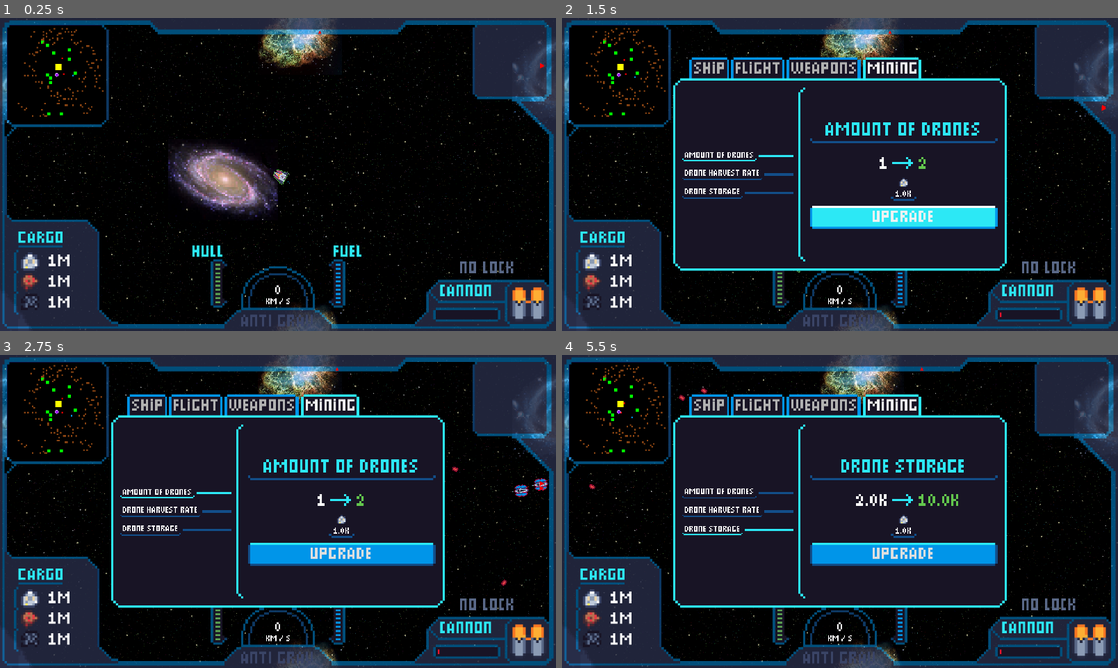
Above: before the commit, frames 1-4 (two rows, left to right).
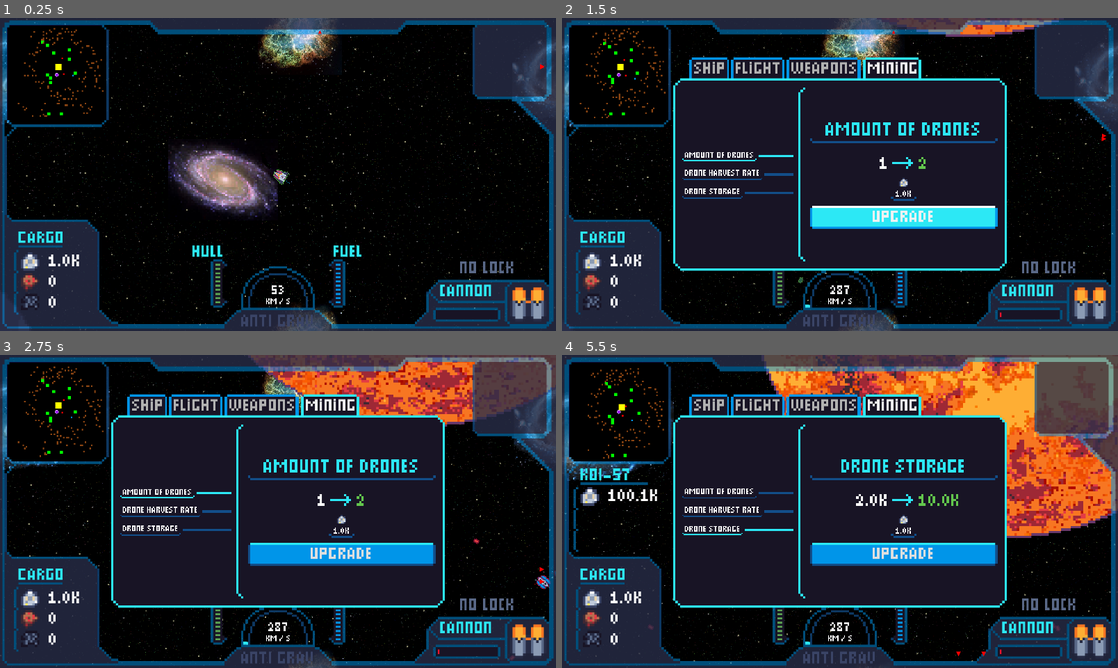
Above: after the commit, the same moments.

Repository: AdithaD/hyper-space-man-dx
Game: Godot game, scene res://main_new_gui.tscn
Same seed, same stepped clock (60 frames per second), same inputs: the game is played once before the commit and once after it. Sound files missing from this copy of the repository are replaced by a short silence.
Inputs (mouse positions are in pixels of both pictures, inside the frame that each line leads up to):
- Up to frame 1 (0.25 s): no input
- Up to frame 2 (1.5 s): tap Enter at 0.5 s; move the mouse to (812, 237) at 0.52 s; hold Q (toggle_upgrade_screen) 0.53-1.25 s; hold F (interact) 0.53-1.25 s; click (812, 237) at 0.67 s; drag from (1006, 221) to (817, 230) at 1.27 s
- Up to frame 3 (2.75 s): move the mouse to (111, 464) at 2.02 s; hold A (burst_left) from 2.03 s (still down); hold V (anti_gravity) from 2.03 s (still down); tap F (interact) at 2.3 s
- Up to frame 4 (5.5 s): release A (burst_left) at 2.75 s; release V (anti_gravity) at 2.75 s; drag from (867, 511) to (1101, 486) at 2.77 s; move the mouse to (756, 433) at 3.52 s; hold A (burst_left) 3.53-4.25 s; hold F (interact) 3.53-4.25 s; drag from (962, 495) to (756, 433) at 4.27 s; move the mouse to (728, 527) at 5.02 s; press the mouse at (728, 527) at 5.03 s; hold Q (toggle_upgrade_screen) from 5.03 s (still down); tap F (interact) at 5.3 s

The runs differ from the first frame. In frame 1, 1.0% of the frame differs, in the area x 0-100%, y 1-99%; in frame 2, 4.4%; in frame 3, 12%; in frame 4, 21%, in the area x 0-100%, y 0-100%.

Commit message:
minor fixes

Diff:
--- a/main_new_gui.tscn
+++ b/main_new_gui.tscn
@@ -230,6 +230,7 @@
 
 [node name="World" type="Node2D" parent="." node_paths=PackedStringArray("player") groups=["world"]]
 script = ExtResource("2_wy77q")
+gravity_cutoff = 8000
 maximum_gravity = 240.0
 item_pickup_scene = ExtResource("8_hw0tm")
 player = NodePath("../Player")
--- a/minerals/player_inventory.tres
+++ b/minerals/player_inventory.tres
@@ -8,7 +8,7 @@
 [resource]
 script = ExtResource("2_gsg4w")
 starting_inventory = {
-ExtResource("2_kqbp3"): 1000000,
-ExtResource("3_s2gwh"): 1000000,
-ExtResource("4_1ooiq"): 1000000
+ExtResource("2_kqbp3"): 1000,
+ExtResource("3_s2gwh"): 0,
+ExtResource("4_1ooiq"): 0
 }
--- a/player/mining_interactor.gd
+++ b/player/mining_interactor.gd
@@ -24,11 +24,11 @@
 	var solar_objects : Array[SolarObject] = solar_system.solar_objects
 
 	for obj: SolarObject in solar_objects:
-		obj.interact_area.player_entered.connect(_on_solar_object_entered.bind(obj).unbind(1))
-		obj.interact_area.player_exited.connect(_on_solar_object_exited.bind(obj).unbind(1))
+		obj.interact_area.player_entered.connect(_on_solar_object_entered.bind(obj))
+		obj.interact_area.player_exited.connect(_on_solar_object_exited.bind(obj))
 
-func _on_solar_object_entered(solar_object: SolarObject) -> void:
+func _on_solar_object_entered(player: Player, solar_object: SolarObject) -> void:
 	push(solar_object)
 
-func _on_solar_object_exited(solar_object: SolarObject) -> void:
+func _on_solar_object_exited(player: Player, solar_object: SolarObject) -> void:
 	remove(solar_object)
--- a/utils/player_interact_area.tscn
+++ b/utils/player_interact_area.tscn
@@ -3,4 +3,6 @@
 [ext_resource type="Script" path="res://world/player_interact_area.gd" id="1_c8rpa"]
 
 [node name="PlayerInteractArea" type="Area2D"]
+collision_layer = 0
+collision_mask = 2
 script = ExtResource("1_c8rpa")
--- a/world/player_interact_area.gd
+++ b/world/player_interact_area.gd
@@ -5,5 +5,13 @@
 signal player_exited(player: Player)
 
 func _ready() -> void:
-	body_entered.connect(func(x: Node2D) -> void: if x.is_in_group("player"): player_entered.emit(x))
-	body_exited.connect(func(x: Node2D) -> void: if x.is_in_group("player"): player_exited.emit(x))
+	body_entered.connect(_on_body_entered)
+	body_exited.connect(_on_body_exited)
+
+func _on_body_entered(body: Node2D) -> void:
+	if body.is_in_group("player"):
+		player_entered.emit(body)
+
+func _on_body_exited(body: Node2D) -> void:
+	if body.is_in_group("player"):
+		player_exited.emit(body)
--- a/world/solar_system/planet.tscn
+++ b/world/solar_system/planet.tscn
@@ -7,7 +7,7 @@
 script = ExtResource("1_ew6kb")
 min_animation_speed = 1.0
 max_animation_speed = 1.5
-gravity = 1
+gravity = 200.0
 
 [node name="AnimatedSprite2D" type="AnimatedSprite2D" parent="."]
 scale = Vector2(8, 8)
--- a/world/solar_system/sun.tscn
+++ b/world/solar_system/sun.tscn
@@ -7,10 +7,12 @@
 script = ExtResource("1_u6t43")
 min_animation_speed = 1.0
 max_animation_speed = 1.5
+gravity = 800.0
 
 [node name="AnimatedSprite2D" type="AnimatedSprite2D" parent="."]
 scale = Vector2(4, 4)
 
 [node name="PlayerInteractArea" parent="." instance=ExtResource("2_6rejd")]
+collision_mask = 2
 
 [node name="CollisionShape2D" type="CollisionShape2D" parent="PlayerInteractArea"]
